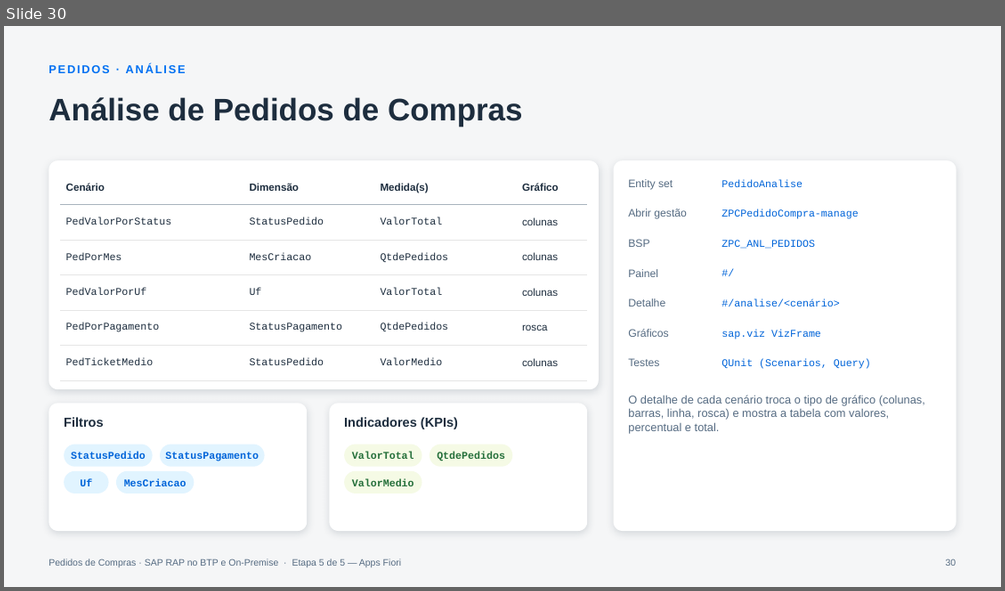
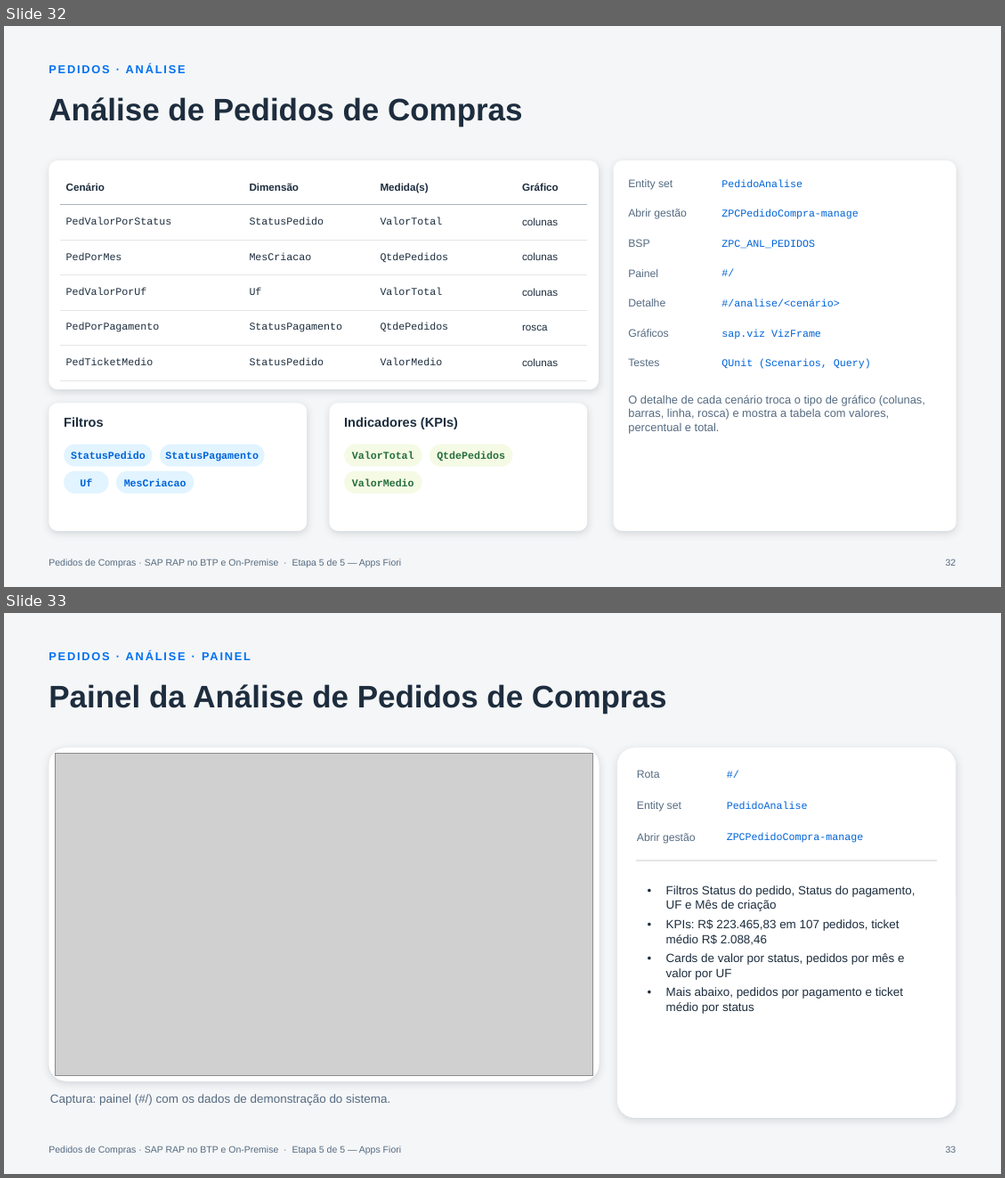
Before and after one commit to AdrianoBispo/sap-abap-rap-pedidos-de-compras-app, a slide deck: docs/apresentacoes/05-apps-fiori.pptx. Shown one above the other, each under a label of ours: slide 30 before the commit, slides 32 and 33 after it. The pictures are 1005x591 and 1005x1178 pixels, drawn with LibreOffice and Linux fonts; fonts in the diff are those of the drawing; grey boxes stand for pictures. Boxes give left, top, right and bottom in pixels: in the first picture for what was removed or moved away, otherwise in the second. Text is boxed around its words. In the diff, an @@ line names an element or a change of style, - is before the commit and + after.

```diff
--- a/docs/apresentacoes/05-apps-fiori.pptx
+++ b/docs/apresentacoes/05-apps-fiori.pptx
@@ slide 33 added at (4, 613, 1001, 1174), background #F5F6F7; not listed: 1 template element that a slide beside it also shows @@
@@ text added at (48, 644, 797, 666), 11 pt, text #0070F2, bold @@
+PEDIDOS · ANÁLISE · PAINEL
@@ title added at (48, 684, 667, 714), 30 pt, text #1D2D3E, bold @@
+Painel da Análise de Pedidos de Compras
@@ rounded rectangle added at (48, 747, 599, 1081), fill #FFFFFF @@
@@ picture added at (55, 754, 593, 1075) @@
@@ rounded rectangle added at (617, 747, 956, 1118), fill #FFFFFF @@
@@ text added at (637, 770, 660, 778), 10.5 pt, text #556B82 @@
+Rota
@@ text added at (726, 763, 941, 785), 10 pt, text #0064D9 @@
+#/
@@ text added at (637, 801, 681, 811), 10.5 pt, text #556B82 @@
+Entity set
@@ text added at (727, 802, 808, 809), 10 pt, text #0064D9 @@
+PedidoAnalise
@@ text added at (637, 833, 696, 844), 10.5 pt, text #556B82 @@
+Abrir gestão
@@ text added at (727, 833, 863, 843), 10 pt, text #0064D9 @@
+ZPCPedidoCompra-manage
@@ line added from (636, 860) to (938, 860), #E5E5E5 1 pt @@
@@ text added at (666, 885, 915, 1013), 11.5 pt, text #1D2D3E @@
+• Filtros Status do pedido, Status do pagamento, UF e Mês de criação
+• KPIs: R$ 223.465,83 em 107 pedidos, ticket médio R$ 2.088,46
+• Cards de valor por status, pedidos por mês e valor por UF
+• Mais abaixo, pedidos por pagamento e ticket médio por status
@@ rounded rectangle added at (48, 1090, 599, 1120), 11.5 pt, text #556B82 @@
+Captura: painel (#/) com os dados de demonstração do sistema.
@@ page number added at (946, 1145, 956, 1152), 9 pt, text #556B82 @@
+33
@@ what was slide 30 is now slide 32 @@
@@ page number at (946, 558, 956, 565): text changed @@
-30
+32
```
Also in this commit, not shown: 4 other slides added.
